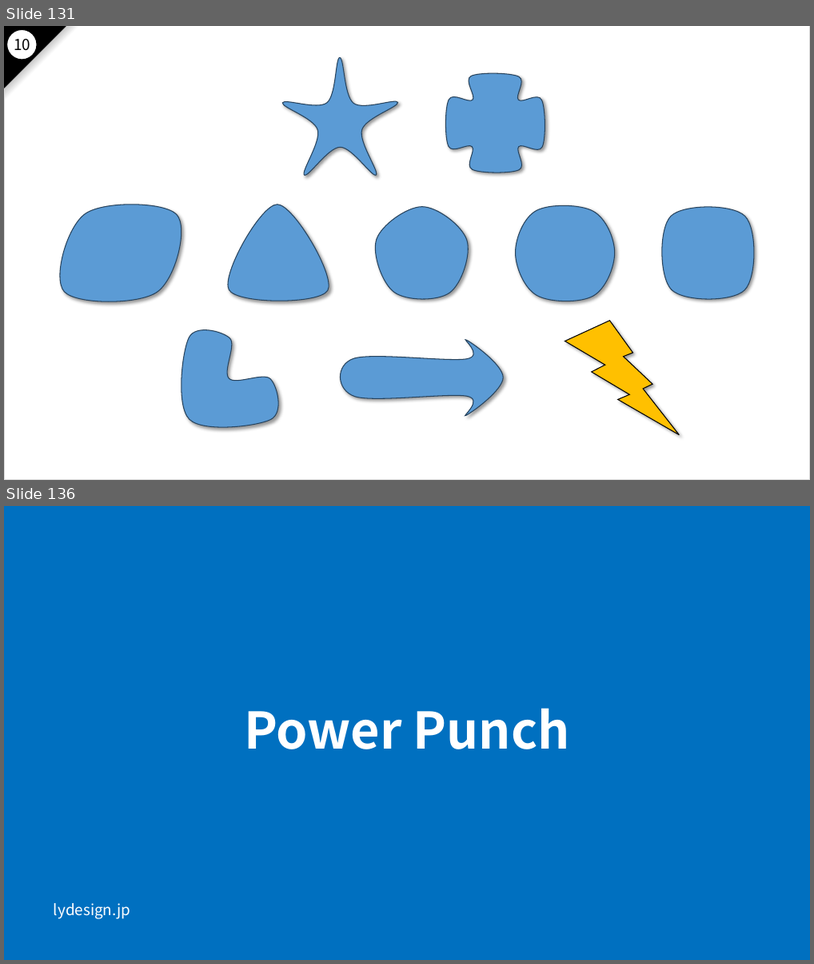
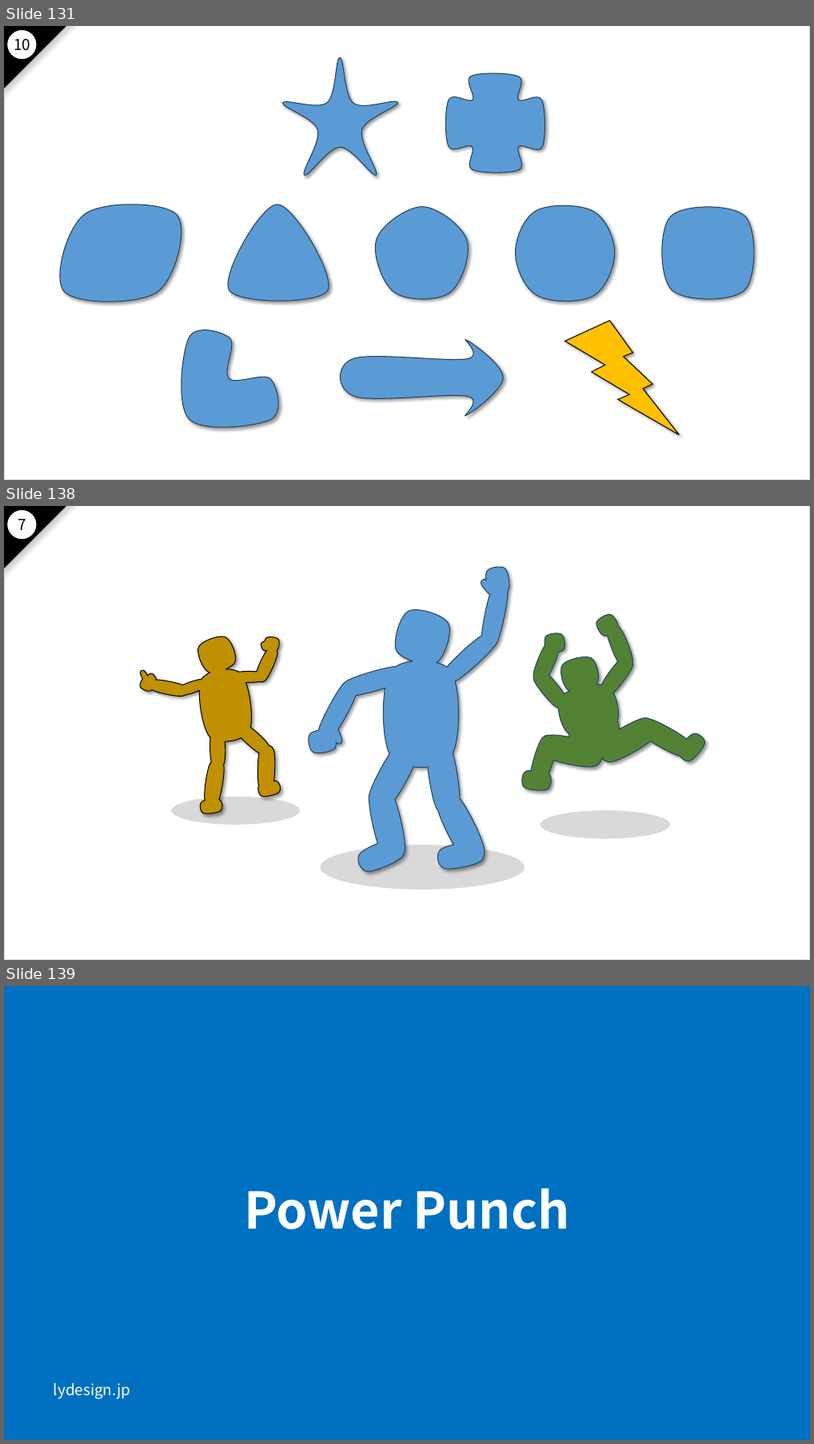
Before and after one commit to nakayama-kazuki/2021, a slide deck: pptx/power-punch-v2.pptx. Shown one above the other, each under a label of ours: slides 131 and 136 before the commit, slides 131, 138 and 139 after it; the slides between them are not shown. The pictures are 814x964 and 814x1444 pixels, drawn with LibreOffice and Linux fonts; fonts in the diff are those of the drawing. Boxes give left, top, right and bottom in pixels: in the first picture for what was removed or moved away, otherwise in the second. Text is boxed around its words. In the diff, an @@ line names an element or a change of style, - is before the commit and + after.

```diff
--- a/pptx/power-punch-v2.pptx
+++ b/pptx/power-punch-v2.pptx
@@ slide 138 added at (4,506,810,960), background #FFFFFF; not listed: 4 template elements that a slide beside it also shows @@
@@ text added at (18,519,26,530), 18 pt, text #000000 @@
+7
@@ freeform shape added at (282,565,563,892), fill #5B9BD5, outline #28445D 1 pt @@
@@ freeform shape added at (465,593,710,838), fill #548235, outline #28445D 1 pt @@
@@ freeform shape added at (135,628,300,820), fill #BF9000, outline #000000 1 pt @@
@@ ellipse added at (171,796,301,824), fill #D9D9D9 @@
@@ ellipse added at (541,810,670,839), fill #D9D9D9 @@
@@ ellipse added at (320,844,525,889), fill #D9D9D9 @@
@@ what was slide 136 is now slide 139 @@
```
Also in this commit, not shown: 4 slides changed, 2 other slides added.
